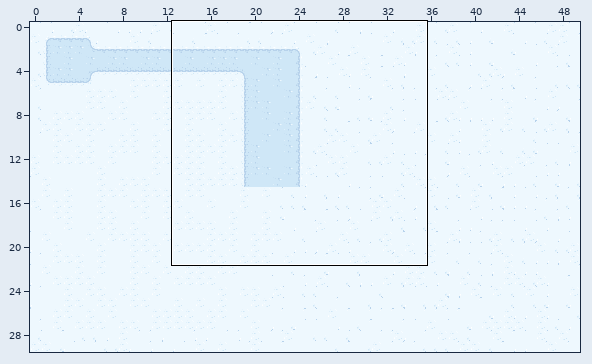
Two states of a Tiled map (JSON), src/renderer/public/tiled/map_3.json. The first picture is a wide view before the edit; the outline marks the close-up.
Close-up. Before the edit:
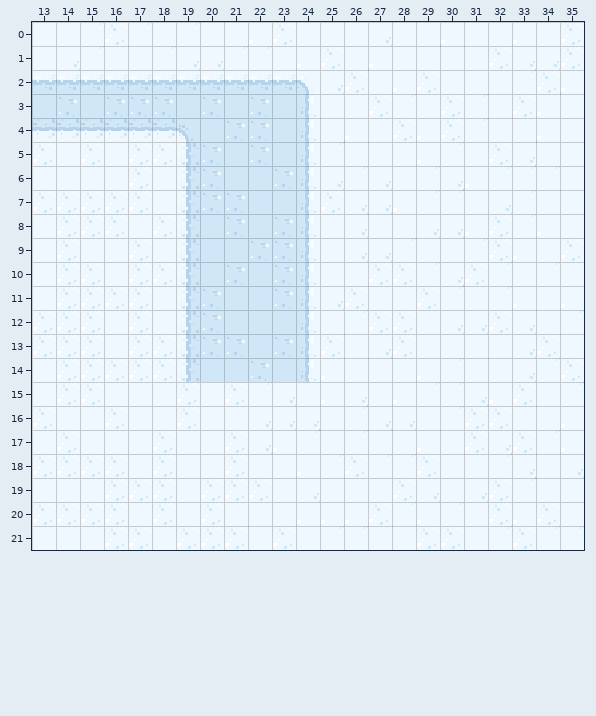
Cells are 16x16 px. Shown: x 13..35, y 0..21.
New version:
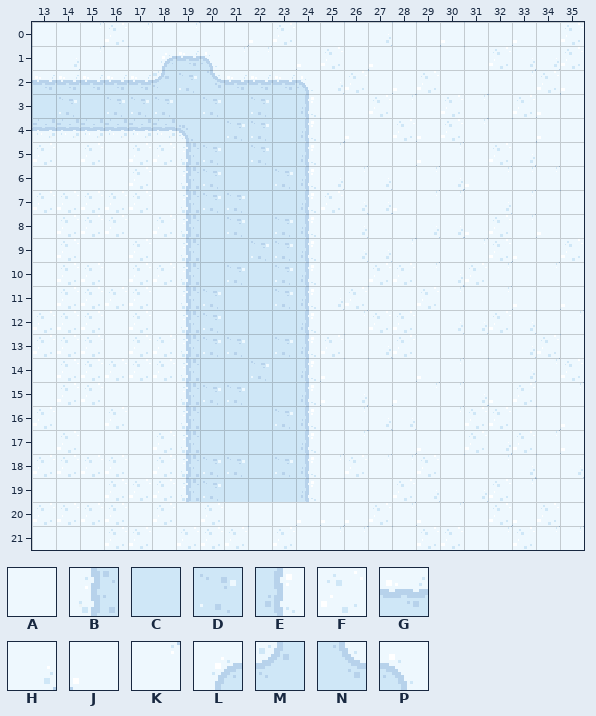
Key: from "tiny_ski": A 0, B 1, C 2, D 3, E 4, F 5, G 6, H 13, J 16, K 49, L 60, M 61, N 64, P 65.
_ is an empty cell, . an unchanged one.
Changes in this commit:
--- layer "bg"
@@ x 18..20 @@
- 1 KHH
- 2 GGG
+ 1 LGP
+ 2 MDN
@@ x 19..24 @@
-15 FAFKHA
-16 FAAHHH
-17 AAFHJK
-18 AAFAAJ
-19 AFFFAH
+15 BDDCCE
+16 BCCCDE
+17 BCCCCE
+18 BDDCDE
+19 BDCCCE
